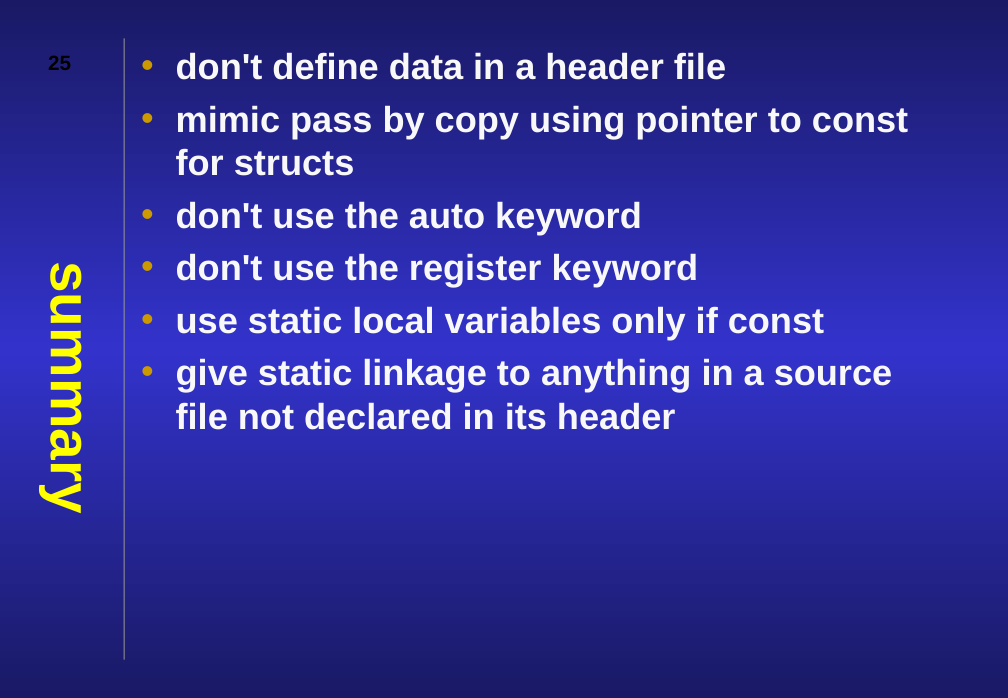
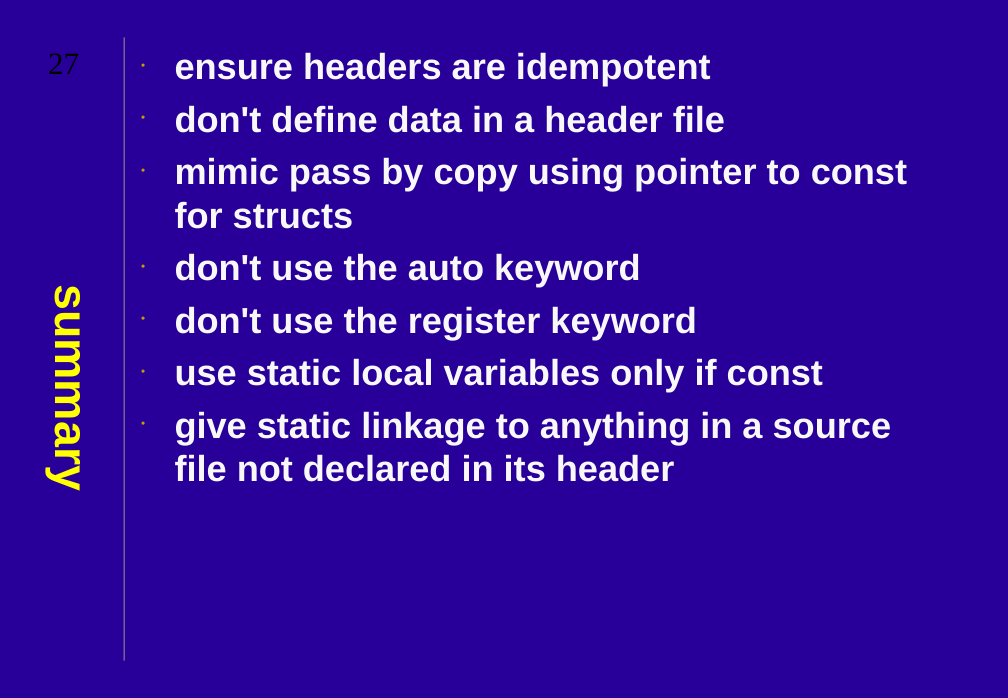
Before and after one commit to JonJagger/two-day-courses, a slide deck: slide 27 of cf/06 Functions and Program Structure.ppt (slide 25 before the commit). Drawn at 1008x698 pixels with LibreOffice and Linux fonts; fonts in the diff are those of the drawing. Boxes give left, top, right and bottom in pixels: in the first picture for what was removed or moved away, otherwise in the second. Text is boxed around its words. In the diff, an @@ line names an element or a change of style, - is before the commit and + after.

```diff
--- a/cf/06 Functions and Program Structure.ppt
+++ b/cf/06 Functions and Program Structure.ppt
@@ background gradient #191965 to #3333CC to #280099 @@
@@ page number at [48, 53, 79, 74]: text changed; size 16 to 24 pt; font Arial to Times New Roman; bold off @@
-25
+27
@@ text at [175, 52, 711, 86]: paragraph added @@
+• ensure headers are idempotent
@@ title "summary" at [45, 304, 97, 485]: size 44 to 36 pt @@
@@ text at [175, 105, 907, 482]: indent changed @@
```
Also in this commit, not shown: 23 other slides changed, 3 slides added, 1 slide removed, 17 other files.
